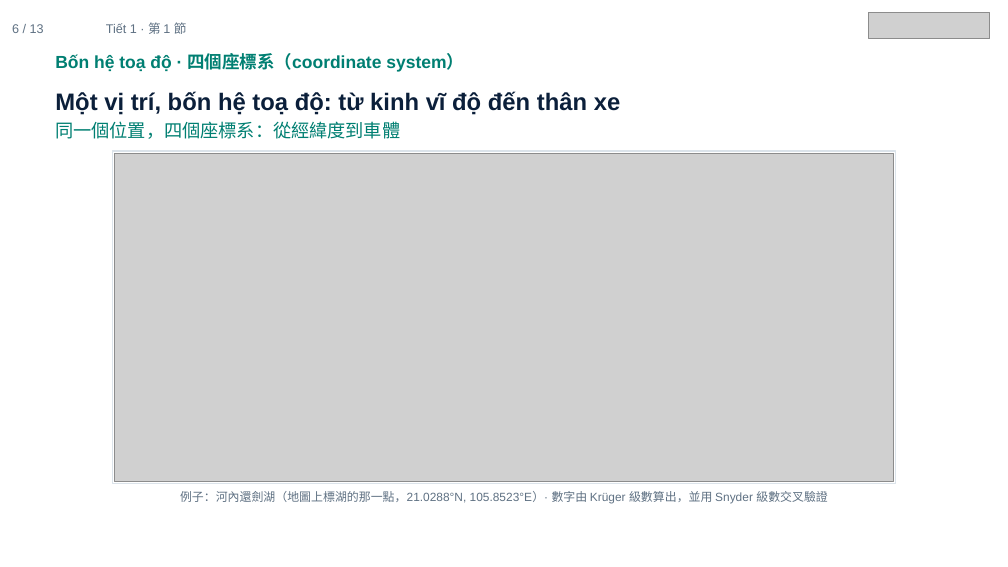
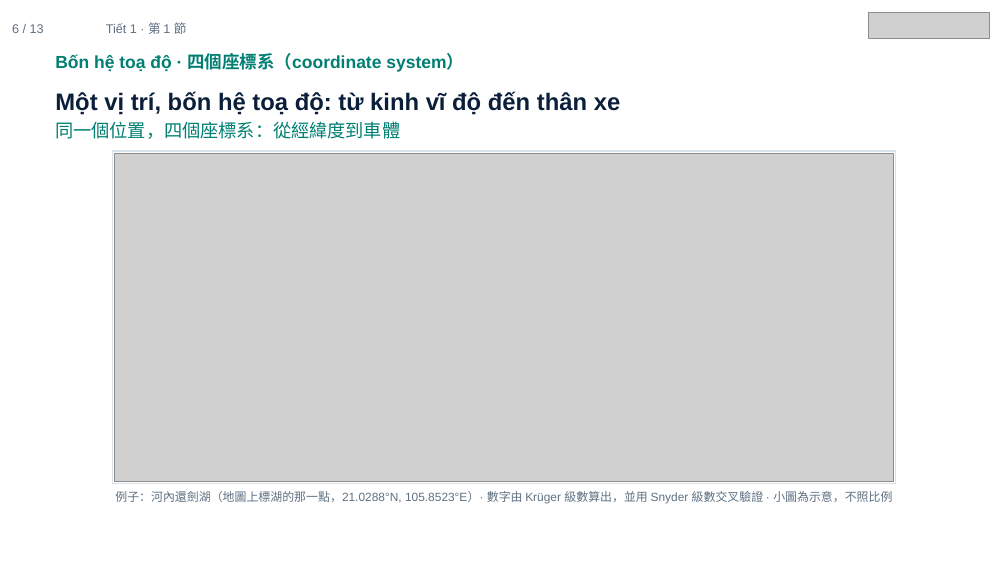
Before and after one commit to ch-neural/MITUST-Principles-of-Self-Driving-Cars, a slide deck: slide 6 of 第十二週(11-26)/第十二週_第1節_簡報.pptx. Drawn at 1008x567 pixels with LibreOffice and Linux fonts; fonts in the diff are those of the drawing; grey boxes stand for pictures. Boxes give left, top, right and bottom in pixels: in the first picture for what was removed or moved away, otherwise in the second. Text is boxed around its words. In the diff, an @@ line names an element or a change of style, - is before the commit and + after.

```diff
--- a/第十二週(11-26)/第十二週_第1節_簡報.pptx
+++ b/第十二週(11-26)/第十二週_第1節_簡報.pptx
@@ text at (x1=115, y1=491, x2=892, y2=504): text changed @@
-例子：河內還劍湖（地圖上標湖的那一點，21.0288°N, 105.8523°E）· 數字由 Krüger 級數算出，並用 Snyder 級數交叉驗證
+例子：河內還劍湖（地圖上標湖的那一點，21.0288°N, 105.8523°E）· 數字由 Krüger 級數算出，並用 Snyder 級數交叉驗證 · 小圖為示意，不照比例
```
